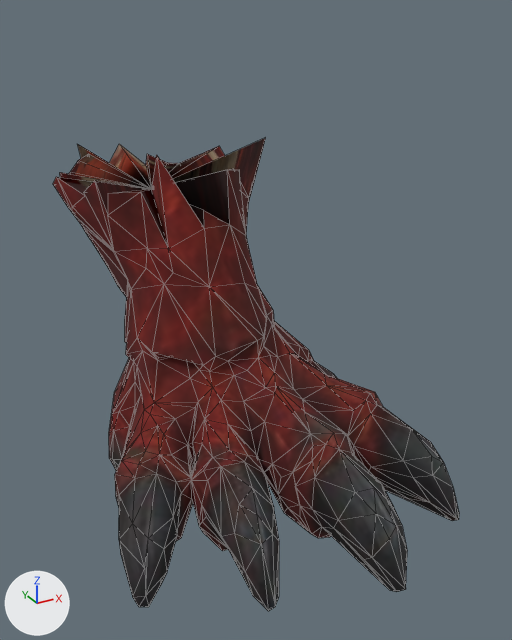
One commit to the glTF model dragon_leg_fnegx.glb: the scene before it, then after it.
The view is the same before and after, from a 50 mm camera at (-2.7, -7.31, 1.62) aimed at (0.36, -1.76, -1.15). The lights are fixed; the arrows at lower left show +X, +Y and +Z. The picture after the commit comes second. Mesh edges are drawn as thin lines. Vertices at exactly the same position are counted once.

Before the edit, the objects in view are built like this:
```python
me_mesh_0 = bpy.data.meshes.new('Mesh_0')
me_mesh_0.from_pydata(...)  # 551 vertices, 1123 faces; spans x -1.47..1.59, y -4.01..1.29, z -2.83..0.41
me_mesh_0.materials.append(mat_dragon_leg_fnegx)
ob_mesh_0 = bpy.data.objects.new('Mesh_0', me_mesh_0)
ob_mesh_0.location = (0.0, 0.0, 0.0)
```
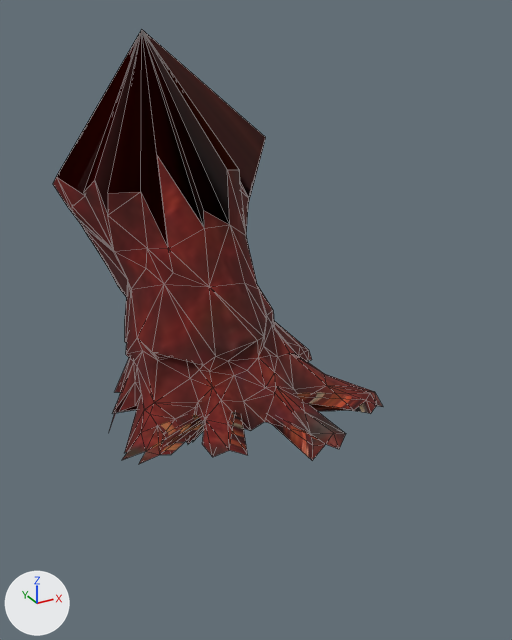
Pixel boxes (x1, y1, x2, y2) of what changed, in the pictures (512 x 640 px):
'Mesh_0', reshaped (19% narrower, 8% shorter): before (53, 138, 459, 611); after (53, 30, 383, 464)
part 1 of me_mesh_0, cut back: before (109, 351, 459, 611); after (113, 355, 382, 460)
part 2 of me_mesh_0, deleted: before (57, 138, 266, 247)
part 3 of me_mesh_0, added (brown): after (56, 30, 266, 247)

Patch to the scene script:
```diff
--- a/dragon_leg_fnegx.glb.py
+++ b/dragon_leg_fnegx.glb.py
@@ me_mesh_0 @@
 # used by ob_mesh_0; location = (0.0, 0.0, 0.0)
-me_mesh_0.from_pydata(...)  # 551 vertices, 1123 faces; spans x -1.47..1.59, y -4.01..1.29, z -2.83..0.41
+me_mesh_0.from_pydata(...)  # 251 vertices, 531 faces; spans x -1.25..1.27, y -3.14..1.29, z -2.35..1.44
+# me_mesh_0 part 1: 301 vertices removed from x -1.47..1.59, y -4.01..-0.49, z -2.83..-1.9; 1 vertex added at x 0.05, y -1.97, z -1.78
+# me_mesh_0 part 2: 1 vertex removed from x -0.02, y -0.1, z -0.16
+# me_mesh_0 part 3: 1 vertex added at x -0.02, y -0.1, z 1.44
 me_mesh_0.materials.append(mat_dragon_leg_fnegx)
```
